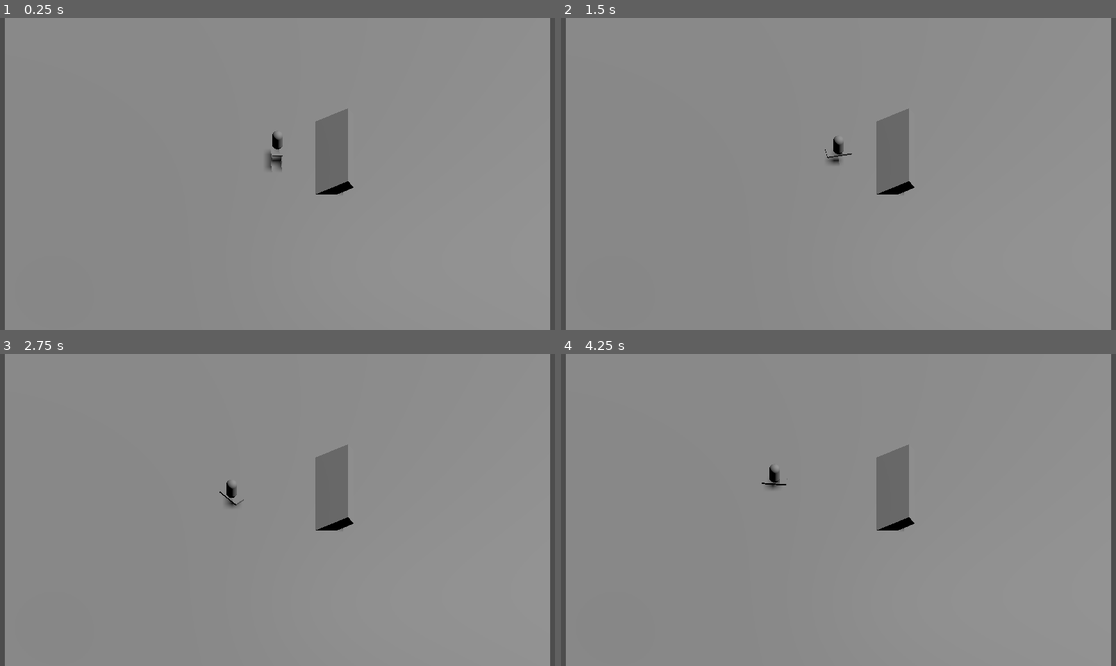
Above: before the commit, frames 1-4 (two rows, left to right).
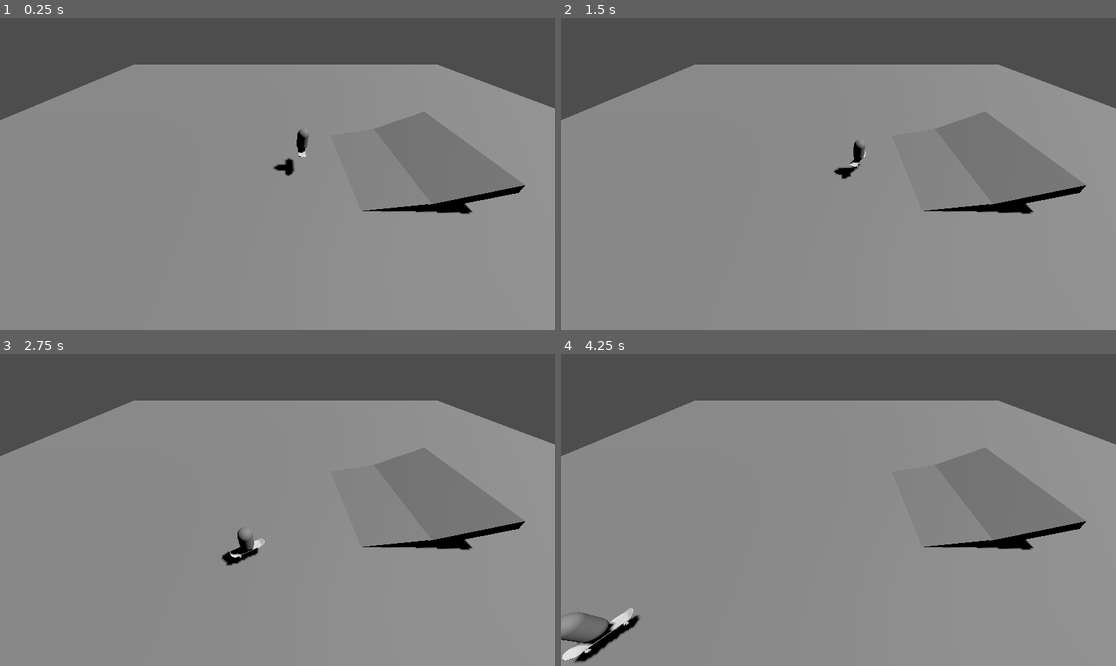
Above: after the commit, the same moments.

Repository: 3deric/GodotSkate
Game: Godot game, scene res://Scenes/testLevel.tscn
Two runs of this game, one before a commit and one after it. Both use one fixed random seed, a clock stepped at 60 frames per second and the inputs below.
Inputs:
- Up to frame 1 (0.25 s): no input
- Up to frame 2 (1.5 s): hold D (Right) 0.53-1.28 s; tap Space (Jump) at 0.6, 0.77, 1.07, 1.35 s; hold S (Backward) from 1.28 s (still down)
- Up to frame 3 (2.75 s): tap Space (Jump) at 1.52, 1.82, 2.1 s; release S (Backward) at 2.03 s; hold D (Right) from 2.03 s (still down)
- Up to frame 4 (4.25 s): release D (Right) at 2.78 s; hold W (Forward) 2.78-3.53 s; tap Space (Jump) at 2.85, 3.02, 3.32, 3.6, 3.77, 4.07 s; hold A (Left) from 3.53 s (still down)

The runs differ from the first frame. In frame 1, 26% of the frame differs, in the area x 0-100%, y 0-100%; in frame 2, 26%; in frame 3, 26%; in frame 4, 27%.

Commit message:
Updated the player controller

Diff:
--- a/Skategame/Scenes/character.tscn
+++ b/Skategame/Scenes/character.tscn
@@ -1,27 +1,37 @@
 [gd_scene load_steps=4 format=3 uid="uid://jy8gjnk4rgdg"]
+
+[ext_resource type="PackedScene" uid="uid://h7ks2r24cnfi" path="res://Meshes/skateboard.glb" id="1_oqi3x"]
 
 [sub_resource type="CapsuleShape3D" id="CapsuleShape3D_cl402"]
 
 [sub_resource type="CapsuleMesh" id="CapsuleMesh_gsf53"]
 
-[sub_resource type="BoxMesh" id="BoxMesh_51mof"]
-
 [node name="Character" type="RigidBody3D"]
 axis_lock_angular_x = true
 axis_lock_angular_y = true
 axis_lock_angular_z = true
+gravity_scale = 2.0
+continuous_cd = true
 
 [node name="CollisionShape3D" type="CollisionShape3D" parent="."]
 transform = Transform3D(1, 0, 0, 0, 1, 0, 0, 0, 1, 0, 1, 0)
 shape = SubResource("CapsuleShape3D_cl402")
 
 [node name="MeshInstance3D" type="MeshInstance3D" parent="."]
-transform = Transform3D(1, 0, 0, 0, 1, 0, 0, 0, 1, 0, 1, 0)
+transform = Transform3D(0.6, 0, 0, 0, 0.6, 0, 0, 0, 0.6, 0, 0.816679, 0)
 mesh = SubResource("CapsuleMesh_gsf53")
 
-[node name="MeshInstance3D2" type="MeshInstance3D" parent="."]
-transform = Transform3D(1, 0, 0, 0, 0.174965, 0, 0, 0, 2.27117, 0, 0.0833485, 0)
-mesh = SubResource("BoxMesh_51mof")
+[node name="wheelRL" type="RayCast3D" parent="."]
+transform = Transform3D(0.999999, 0, 0, 0, 0.999999, 0, 0, 0, 1, 0.15, 0.1227, -0.421)
 
-[node name="CharacterFloorRaycast" type="RayCast3D" parent="."]
-transform = Transform3D(0.999885, -0.0151314, 0, 0.0151314, 0.999885, 0, 0, 0, 1, 0, 0.1, 0)
+[node name="wheelRR" type="RayCast3D" parent="."]
+transform = Transform3D(0.999999, 0, 0, 0, 0.999999, 0, 0, 0, 1, -0.15, 0.1227, -0.421)
+
+[node name="skateboard" parent="." instance=ExtResource("1_oqi3x")]
+transform = Transform3D(-4.37114e-08, 0, 1, 0, 1, 0, -1, 0, -4.37114e-08, 0, 0, 0)
+
+[node name="wheelFL" type="RayCast3D" parent="."]
+transform = Transform3D(0.999999, 0, 0, 0, 0.999999, 0, 0, 0, 1, 0.15, 0.1227, 0.431)
+
+[node name="wheelFR" type="RayCast3D" parent="."]
+transform = Transform3D(0.999999, 0, 0, 0, 0.999999, 0, 0, 0, 1, -0.15, 0.1227, 0.431)
--- a/Skategame/Scenes/testLevel.tscn
+++ b/Skategame/Scenes/testLevel.tscn
@@ -9,8 +9,8 @@
 
 [sub_resource type="BoxMesh" id="BoxMesh_om0tb"]
 
-[sub_resource type="BoxShape3D" id="BoxShape3D_80ltq"]
-size = Vector3(5.33063, 1, 9.37305)
+[sub_resource type="BoxShape3D" id="BoxShape3D_s8mhk"]
+size = Vector3(3.06403, 0.77356, 6.41919)
 
 [node name="Level" type="Node3D"]
 
@@ -28,27 +28,36 @@
 transform = Transform3D(25, 0, 0, 0, 25, 0, 0, 0, 25, 0, 0, 0)
 shape = SubResource("WorldBoundaryShape3D_xq38b")
 
-[node name="Camera3D" type="Camera3D" parent="."]
-transform = Transform3D(1, 0, 0, 0, 0.697628, 0.71646, 0, -0.71646, 0.697628, 0, 13.3726, 15.077)
-projection = 1
-size = 28.612
-near = 0.009
-
 [node name="DirectionalLight3D" type="DirectionalLight3D" parent="."]
 transform = Transform3D(0.84851, -0.0293182, 0.528366, -0.529179, -0.0470102, 0.847207, 0, -0.998464, -0.0554033, 2.28935, 2.07624, -1.13568)
 shadow_enabled = true
 
 [node name="StaticBody3D" type="StaticBody3D" parent="."]
-transform = Transform3D(0.863827, -0.503789, 0, 0.503789, 0.863827, 0, 0, 0, 1, 4.48158, 0, 0)
+transform = Transform3D(0.981497, -0.191477, 0, 0.191477, 0.981497, 0, 0, 0, 1, 4.06317, -4.76837e-07, -0.0745459)
 
 [node name="MeshInstance3D" type="MeshInstance3D" parent="StaticBody3D"]
-transform = Transform3D(5.22173, 0, 0, 0, 1, 0, 0, 0, 9.32944, 0, 0, 0)
+transform = Transform3D(3.36288, 1.49012e-08, 0, -1.19209e-07, 0.539034, 0, 0, 0, 6.57925, 0, 0, 0)
 mesh = SubResource("BoxMesh_om0tb")
 
 [node name="CollisionShape3D" type="CollisionShape3D" parent="StaticBody3D"]
-transform = Transform3D(1, 0, 0, 0, 1, 0, 0, 0, 1, 0.0184021, 0, 0.0527344)
-shape = SubResource("BoxShape3D_80ltq")
+transform = Transform3D(1, 7.45058e-08, 0, -7.45058e-08, 1, 0, 0, 0, 1, 0.148772, -0.11322, 0.136597)
+shape = SubResource("BoxShape3D_s8mhk")
+
+[node name="StaticBody3D2" type="StaticBody3D" parent="."]
+transform = Transform3D(0.91141, -0.411498, 0, 0.411498, 0.91141, 0, 0, 0, 1, 7.11352, 0.949073, -0.0566011)
+
+[node name="MeshInstance3D" type="MeshInstance3D" parent="StaticBody3D2"]
+transform = Transform3D(3.36288, 1.49012e-08, 0, -1.19209e-07, 0.539034, 0, 0, 0, 6.57925, 0, 0, 0)
+mesh = SubResource("BoxMesh_om0tb")
+
+[node name="CollisionShape3D" type="CollisionShape3D" parent="StaticBody3D2"]
+transform = Transform3D(1, 7.45058e-08, 0, -7.45058e-08, 1, 0, 0, 0, 1, 0.148772, -0.11322, 0.136597)
+shape = SubResource("BoxShape3D_s8mhk")
 
 [node name="Character" parent="." instance=ExtResource("1_gtjdf")]
 transform = Transform3D(1, 0, 0, 0, 1, 0, 0, 0, 1, 0, 1.63227, 0)
 script = ExtResource("2_u2c2c")
+
+[node name="Camera3D" type="Camera3D" parent="."]
+transform = Transform3D(1, 0, 0, 0, 0.708155, 0.706057, 0, -0.706057, 0.708155, -1.34136, 6.97159, 7.704)
+fov = 85.2
--- a/Skategame/Scripts/characterController.gd
+++ b/Skategame/Scripts/characterController.gd
@@ -1,9 +1,9 @@
 extends RigidBody3D
 
 const maxVel = 5.0
-const acc = 25.0
+const acc = 35.0
 const rot = 1.0
-const jump = 5.0
+const jump = 7.0
 
 var input = Vector3.ZERO
 var dir = Vector3.ZERO
@@ -11,11 +11,21 @@
 var fwdVel = 0.0
 var up =  Vector3.UP
 
-var floorDetector = null
+var jumping = false
+
+var wheelFR = null
+var wheelFL = null
+var wheelRL = null
+var wheelRR = null
+
+var cameraArm = null
 
 # Called when the node enters the scene tree for the first time.
 func _ready():
-	floorDetector = get_node("CharacterFloorRaycast")
+	wheelFR = get_node("wheelFR")
+	wheelFL = get_node("wheelFL")
+	wheelRL = get_node("wheelRL")
+	wheelRR = get_node("wheelRR")
 
 # Called every frame. 'delta' is the elapsed time since the previous frame.
 func _process(delta):
@@ -25,31 +35,50 @@
 	_inputHandler()
 	dir = get_global_transform().basis.z
 	fwdVel = _getFwdVelocity(linear_velocity)
-	floorDist = floorDetector.global_transform.origin.distance_to(floorDetector.get_collision_point())
+	#floorDist = floorDetector.global_transform.origin.distance_to(floorDetector.get_collision_point())
+	var rotationOffset = 0.0
+
+	floorDist = _floorDist()
+
 	if (_isGrounded()):
-		up = floorDetector.get_collision_normal()
+		up = lerp(up,_getUpVector(), delta * 10.0)
 		global_transform.basis = _groundAlign(get_global_transform().basis, up)
 		linear_velocity = _killOrthogonalVelocity(linear_velocity)
 		apply_central_force(dir * acc * input.y)
-		apply_central_impulse(get_global_transform().basis.y * jump * input.z)
+		apply_impulse(Vector3.UP * jump * input.z)
+		rotationOffset = remap(clamp(linear_velocity.length(), 0, 25), 0.0, 25.0,0.025, 0.05)
+	else:
+		rotationOffset = 0.1
 
-	rotate_y(input.x * rot  * 0.1)
+	rotate_y(input.x * rot  * rotationOffset)
+
+func _floorDist():
+	var distFR = wheelFR.global_transform.origin.distance_to(wheelFR.get_collision_point())
+	var distFL = wheelFL.global_transform.origin.distance_to(wheelFL.get_collision_point())
+	var distRL = wheelRL.global_transform.origin.distance_to(wheelRL.get_collision_point())
+	var distRR = wheelRR.global_transform.origin.distance_to(wheelRR.get_collision_point())
+	var floorDist = (distFR + distFL  + distRL + distRR) / 4
+	return floorDist
+
+func _getUpVector():
+	var up = (wheelFR.get_collision_normal()+wheelFL.get_collision_normal()+wheelRL.get_collision_normal()+wheelRR.get_collision_normal()) / 4
+	return up.normalized()
 
 func _inputHandler():
 	input.x = int(Input.is_action_pressed("Left")) - int(Input.is_action_pressed("Right"))
 	input.y = int(Input.is_action_pressed("Forward")) - int(Input.is_action_pressed("Backward"))
-	input.z = int(Input.is_action_just_released("Jump"))
+	input.z = int(Input.is_action_just_pressed("Jump"))
 
 func _killOrthogonalVelocity(velocity):
 	var fwd_vel = get_global_transform().basis.z * velocity.dot(get_global_transform().basis.z)
 	var ort_vel = get_global_transform().basis.x * velocity.dot(get_global_transform().basis.x)
-	var up_vel = up * velocity.dot(Vector3.UP)
-	velocity = fwd_vel + ort_vel * 0.5 + up_vel
+	var up_vel = Vector3.UP * velocity.dot(get_global_transform().basis.y)
+	velocity = fwd_vel + ort_vel * 0.75 + up_vel
 	return velocity
 
 func _isGrounded():
 	var grounded = false
-	if (floorDist < 0.25):
+	if (floorDist < 0.5):
 		grounded = true
 	return grounded
 
--- a/Skategame/project.godot
+++ b/Skategame/project.godot
@@ -18,6 +18,10 @@
 [dotnet]
 
 project/assembly_name="Skategame"
+
+[filesystem]
+
+import/fbx/enabled=false
 
 [input]
 
Binary file added: Skategame/Meshes/skateboard.glb
Not shown, added: Skategame/Meshes/skateboard.glb.import
Binary file added: Skategame/skateboard.fbx
